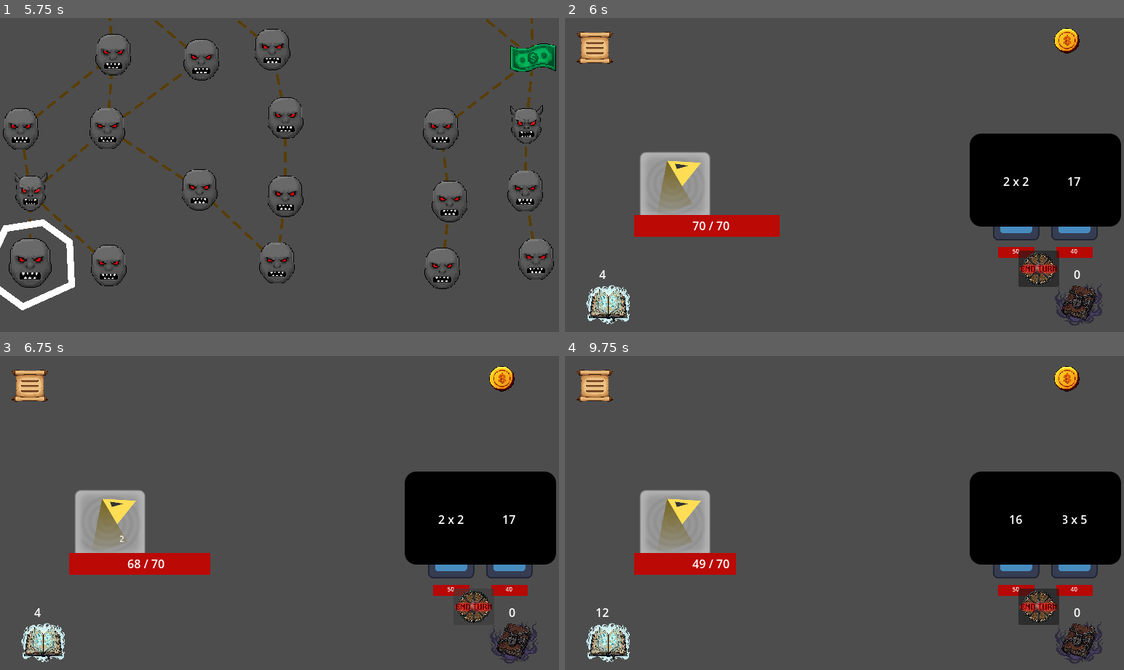
Above: before the commit, frames 1-4 (two rows, left to right).
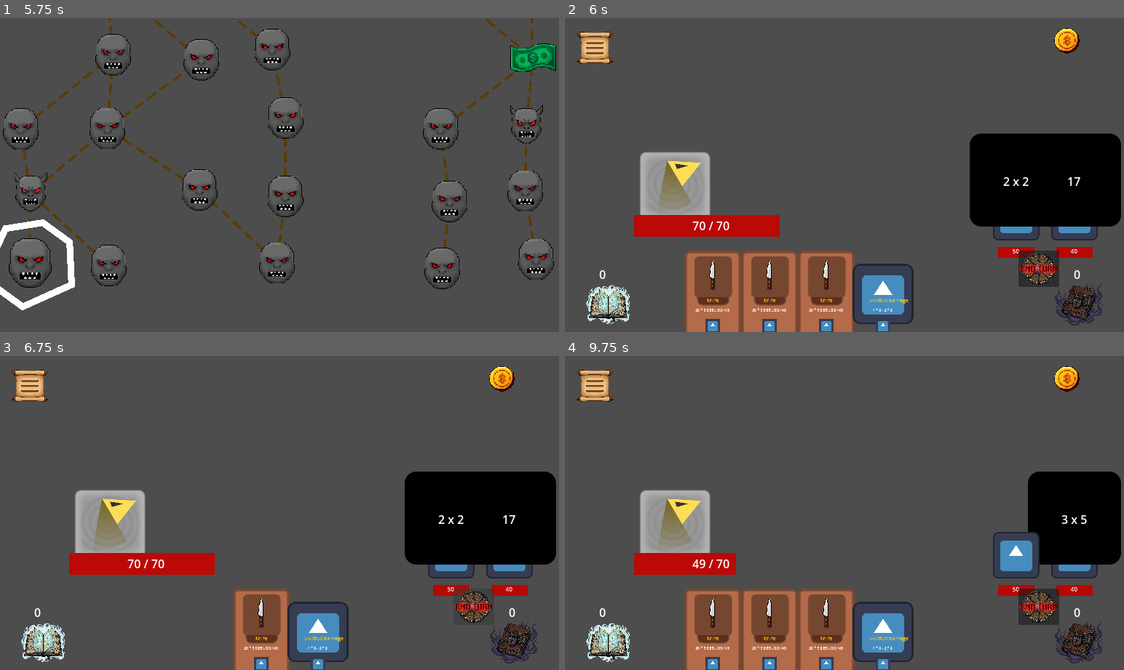
Above: after the commit, the same moments.

Repository: Frishkan/Reflex
Game: Godot game, scene res://scenes/start_screen.tscn
The game is run twice, just before and just after one commit, with the same random seed, the same clock (stepped at 60 frames per second) and the same inputs. The engine's default icon, where the game draws it, is replaced by a stand-in: a white triangle on a blue panel in a dark square.
Inputs (mouse positions are in pixels of both pictures, inside the frame that each line leads up to):
- Up to frame 1 (5.75 s): click (106, 162) at 0.5 s; click (67, 80) at 1.25 s; click (184, 68) at 2 s; click (318, 68) at 2.75 s; click (447, 68) at 3.5 s; click (480, 272) at 4.25 s; move the mouse to (27, 262) at 5.02 s; hold A (a) from 5.03 s (still down); click (27, 262) at 5.17 s; tap D (d) at 5.3 s
- Up to frame 2 (6 s): tap Enter at 5.75 s; move the mouse to (671, 266) at 5.77 s; release A (a) at 5.78 s; tap D (d) at 5.85 s; click (671, 266) at 5.92 s
- Up to frame 3 (6.75 s): tap F (f) at 6.05 s; click (475, 607) at 6.5 s
- Up to frame 4 (9.75 s): click (609, 641) at 7.25 s; click (1079, 641) at 8 s; click (1040, 607) at 8.75 s; click (609, 641) at 9.5 s

Frame 1 is identical in both runs. In frame 2, 8.9% of the frame differs, in the area x 6-63%, y 74-100%; in frame 3, 3.9%; in frame 4, 12%, in the area x 5-90%, y 36-100%.
Error before the commit: Invalid access to property or key '0' on a base object of type 'int'. (res://scripts/hand.gd:64)

Commit message:
Cleaned up the code a bit, some cards now require to choose an enemy you are attacking (no visuals yet), basically completely rewrote enemy attacking order logic, made it a lot better BUT it somehow broke intents, probably deleted something that held the whole system together. Id say code is rewritten  ~20-30% now.

Diff:
--- a/scenes/enemy_assembled.tscn
+++ b/scenes/enemy_assembled.tscn
@@ -1,8 +1,11 @@
-[gd_scene load_steps=6 format=3 uid="uid://crrxgi28nfube"]
+[gd_scene load_steps=7 format=3 uid="uid://crrxgi28nfube"]
 
 [ext_resource type="Script" path="res://scripts/enemy_assembled.gd" id="1_l4kvm"]
 [ext_resource type="Script" path="res://scripts/intents.gd" id="1_vrgys"]
 [ext_resource type="Texture2D" uid="uid://dkhqunat0fsh" path="res://icon.svg" id="2_4376n"]
+
+[sub_resource type="RectangleShape2D" id="RectangleShape2D_5o0kf"]
+size = Vector2(64, 114)
 
 [sub_resource type="Gradient" id="Gradient_hwewx"]
 offsets = PackedFloat32Array(1)
@@ -16,6 +19,12 @@
 [node name="EnemyAssembled" type="Node2D"]
 scale = Vector2(0.5, 0.5)
 script = ExtResource("1_l4kvm")
+
+[node name="ClickDetector" type="Area2D" parent="."]
+
+[node name="CollisionShape2D" type="CollisionShape2D" parent="ClickDetector"]
+position = Vector2(0, -1)
+shape = SubResource("RectangleShape2D_5o0kf")
 
 [node name="EnemyHealthBar" type="TextureProgressBar" parent="."]
 offset_left = -25.0
@@ -77,3 +86,5 @@
 offset_bottom = 13.0
 text = "test"
 horizontal_alignment = 1
+
+[connection signal="input_event" from="ClickDetector" to="." method="_on_click_detector_input_event"]
--- a/scripts/Singleton.gd
+++ b/scripts/Singleton.gd
@@ -1,5 +1,6 @@
 extends Node
 
+var hero_defence : int = 0
 var hero_health : int
 var hero_max_health : int
 
--- a/scripts/camp.gd
+++ b/scripts/camp.gd
@@ -1,5 +1,8 @@
 extends Node2D
 class_name Camp
+
+@onready var hud : Node2D = $/root/game/hud
+@onready var map : Node2D = $/root/game/map
 
 var exited_by_button = false
 var room_type : Room.Type
@@ -8,14 +11,14 @@
 	Singleton.hero_health += Singleton.hero_max_health * 0.2
 	if Singleton.hero_health > Singleton.hero_max_health :
 		Singleton.hero_health = Singleton.hero_max_health
-	$/root/game/hud.update_hero_health()
-	$/root/game/map.show_map()
-	$/root/game/map.unlock_next_rooms()
-	$/root/game/hud.visible = false
+	hud.update_hero_health()
+	map.show_map()
+	map.unlock_next_rooms()
+	hud.visible = false
 	queue_free()
 
 func _on_upgrade_toggled(toggled_on: bool) -> void:
-	$/root/game/hud.open_deck(0, toggled_on, true)
+	hud.open_deck(0, toggled_on, true)
 
 
 var array : Array
--- a/scripts/cards_library.gd
+++ b/scripts/cards_library.gd
@@ -2,16 +2,16 @@
 
 ## The main place to add cards to, you also have to include their name in res://custom_resources/card.gd.
 
-func character_choosen() : ## starter cards
+func character_choosen() : ## starter cards, [Card.Name, upgraded : int]
 	match Singleton.character :
 		1:
-			Singleton.deck[0] = [[Card.Name.KNIFE, 0], [Card.Name.DEFENCE, 0], [Card.Name.SOLO, 0], [Card.Name.SKILLFULL_BARRAGE, 0]]
+			Singleton.deck[0] = [[Card.Name.KNIFE, 0], [Card.Name.DEFENCE, 1], [Card.Name.SOLO, 1], [Card.Name.SKILLFULL_BARRAGE, 0]]
 		2:
-			Singleton.deck[0] = [Card.Name.KNIFE, Card.Name.KNIFE, Card.Name.KNIFE, Card.Name.SKILLFULL_BARRAGE]
+			Singleton.deck[0] = [[Card.Name.KNIFE, 0], [Card.Name.KNIFE, 0], [Card.Name.KNIFE, 0], [Card.Name.SKILLFULL_BARRAGE, 0]]
 		3:
-			Singleton.deck[0] = [Card.Name.FIREBALL, Card.Name.KNIFE, Card.Name.KNIFE, Card.Name.SKILLFULL_BARRAGE]
+			Singleton.deck[0] = [[Card.Name.FIREBALL, 0], [Card.Name.KNIFE, 0], [Card.Name.KNIFE, 0], [Card.Name.SKILLFULL_BARRAGE, 0]]
 		4:
-			Singleton.deck[0] = [Card.Name.KNIFE, Card.Name.KNIFE, Card.Name.KNIFE, Card.Name.SKILLFULL_BARRAGE]
+			Singleton.deck[0] = [[Card.Name.KNIFE, 0], [Card.Name.KNIFE, 0], [Card.Name.KNIFE, 0], [Card.Name.SKILLFULL_BARRAGE, 0]]
 
 ## card info, stats
 const ICONS := { ## NAME[preload(texture), Vector2(scale), "name", "short description", "long description", preload(QTE_icon)]
@@ -23,11 +23,11 @@
 }
 
 const STATS := { ## NAME[base[effect, hits, miss_penalty, speed], upgrade[effect, hits, miss_penalty, speed], "special effects"]
-	Card.Name.KNIFE: [[20, 5, 0, 300], [2, 7, 0, 300], "DEBUGGING"],
-	Card.Name.SKILLFULL_BARRAGE: [[4, 8, 2, 400], [6, 10, 2, 400], ""],
-	Card.Name.DEFENCE: [[8, 0, 0, 0], [10, 0, 0, 0], "Defence"],
-	Card.Name.FIREBALL: [[2, 12, 0, 400], [3, 12, 0, 400], "Ignite"],
-	Card.Name.SOLO: [[2, 2, 4, 200], [3, 2, 4, 200], "AOE Confuse"], ## uses guitar, miss = chords
+	Card.Name.KNIFE: [[20, 5, 0, 300], [2, 7, 0, 300], "DEBUGGING", 1], ## 10X damage
+	Card.Name.SKILLFULL_BARRAGE: [[4, 8, 2, 400], [6, 10, 2, 400], "", 1],
+	Card.Name.DEFENCE: [[8, 0, 0, 0], [10, 0, 0, 0], "Defence", 0],
+	Card.Name.FIREBALL: [[2, 12, 0, 400], [3, 12, 0, 400], "Ignite", 1],
+	Card.Name.SOLO: [[2, 2, 4, 200], [3, 2, 4, 200], "AOE Confuse", 0], ## uses guitar, miss = chords
 }
 
 const FUNCTIONS := {
--- a/scripts/character_choosing.gd
+++ b/scripts/character_choosing.gd
@@ -1,48 +1,51 @@
 extends Node2D
 
-var character : int
-var cards_in_hand : int
+@onready var map : Node2D = $/root/game/map
+@onready var hud : Node2D = $/root/game/hud
+@onready var desription : Label = $CharDesc
+@onready var bar := $CharHealth/HealthBar
+@onready var number : Label = $CharHealth/HealthNumber
+@onready var hp : Control = $CharHealth
+@onready var confirm : Button = $confirm
 
 func _on_character_1_pressed() -> void:
-	character = 1
-	cards_in_hand = 2
+	Singleton.character = 1
+	Singleton.cards_count_in_hand_per_draw = 2
 	set_health(80)
-	$CharDesc.text = "This guy is quite a metal fan, he uses his guitar skills to progress."
+	desription.text = "This guy is quite a metal fan, he uses his guitar skills to progress."
 
 func _on_character_2_pressed() -> void:
-	character = 2
-	cards_in_hand = 3
+	Singleton.character = 2
+	Singleton.cards_count_in_hand_per_draw = 3
 	set_health(120)
-	$CharDesc.text = "Just a chill guy who went fishing."
+	desription.text = "Just a chill guy who went fishing."
 
 func _on_character_3_pressed() -> void:
-	character = 3
-	cards_in_hand = 4
+	Singleton.character = 3
+	Singleton.cards_count_in_hand_per_draw = 4
 	set_health(60)
-	$CharDesc.text = "Exuplooosion!!! said Megumin calmly... The glass cannon anarhist."
+	desription.text = "Exuplooosion!!! said Megumin calmly... The glass cannon anarhist."
 
 func _on_character_4_pressed() -> void:
-	character = 4
-	cards_in_hand = 6
+	Singleton.character = 4
+	Singleton.cards_count_in_hand_per_draw = 6
 	set_health(70)
-	$CharDesc.text = "#&C%UR$S%ED#&"
+	desription.text = "#&C%UR$S%ED#&"
 
 
 func _on_confirm_pressed() -> void:
-	Singleton.character = character
 	CardsLibrary.character_choosen()
-	Singleton.cards_count_in_hand_per_draw = cards_in_hand
-	$/root/game/map.visible = true
-	$/root/game/map.start()
-	$/root/game/hud.update_hero_health()
+	map.visible = true
+	map.start()
+	hud.update_hero_health()
 	queue_free()
 
 func set_health(health : int) -> void:
 	Singleton.hero_health = health
 	Singleton.hero_max_health = health
-	$CharHealth/HealthBar.max_value = health
-	$CharHealth/HealthBar.value = health
-	$CharHealth/HealthNumber.text = str($CharHealth/HealthBar.value) + " / " + str($CharHealth/HealthBar.max_value)
-	$CharHealth.visible = true
-	$confirm.visible = true
-	$CharDesc.visible = true
+	bar.max_value = health
+	bar.value = health
+	number.text = str(health) + " / " + str(health)
+	hp.visible = true
+	confirm.visible = true
+	desription.visible = true
--- a/scripts/deck_cards.gd
+++ b/scripts/deck_cards.gd
@@ -5,17 +5,17 @@
 var height : int
 var offset_bottom := 0
 
-func cards_grid_initiate(deck_type : int) : ## a bug happening here (1 card spawns to the side, it shouldn't even exist) !!!!!!!
+func cards_grid_initiate(deck_type : int) : ## a bug happening here (1 card spawns to the side, it shouldn't even exist)
 	for cards in Singleton.deck[deck_type].size() :
 		var new_card = HAND_CARD.instantiate() as Control
 		self.add_child(new_card)
 		new_card.is_usable_in_hand = false
-		new_card.sprite_2d.texture = CardsLibrary.ICONS[Singleton.deck[deck_type][cards - 1]][0]
-		new_card.name_label.text = CardsLibrary.ICONS[Singleton.deck[deck_type][cards - 1]][2]
-		new_card.short_desc.text = CardsLibrary.ICONS[Singleton.deck[deck_type][cards - 1]][4] ## long desc
+		new_card.sprite_2d.texture = CardsLibrary.ICONS[Singleton.deck[deck_type][cards - 1][0]][0]
+		new_card.name_label.text = CardsLibrary.ICONS[Singleton.deck[deck_type][cards - 1][0]][2]
+		new_card.short_desc.text = CardsLibrary.ICONS[Singleton.deck[deck_type][cards - 1][0]][3] ## long desc
 		new_card.short_desc.label_settings.font_size = 5
-		new_card.scale = CardsLibrary.ICONS[Singleton.deck[deck_type][cards - 1]][1]
-		new_card.hand_card_name = Singleton.deck[deck_type][cards - 1]
+		new_card.scale = CardsLibrary.ICONS[Singleton.deck[deck_type][cards - 1][0]][1]
+		new_card.hand_card_name = Singleton.deck[deck_type][cards - 1][0]
 		new_card.position = Vector2((cards % 4) * 130 + 124, (cards / 4) * 194 + 10)
 	height = (get_child_count() / 4) * 194
 
--- a/scripts/enemy_assembled.gd
+++ b/scripts/enemy_assembled.gd
@@ -1,11 +1,13 @@
 class_name EnemyAssembled
 extends Node2D
 
-
-@onready var sprite_2d : Sprite2D = $Visuals/Sprite2D
-@onready var enemy_health_bar : TextureProgressBar = $EnemyHealthBar
-@onready var enemy_health_number : Label = $EnemyHealthNumber
-
+@onready var fight_scene : Node2D = $/root/game/FightScene
+@onready var def_num : Label = $DefenceNumber
+@onready var def_sprite : Sprite2D = $Defence
+@onready var enemy_sprite : Sprite2D = $Visuals/Sprite2D
+@onready var enemy_bar : TextureProgressBar = $EnemyHealthBar
+@onready var intents : Node2D = $Intents
+@onready var enemy_hp_num : Label = $EnemyHealthNumber
 
 var index : int
 var health : int
@@ -21,35 +23,36 @@
 	Enemy.Type.BOSS1: [preload("res://icon.svg"), Vector2(1, 1), 800]
 }
 
-
 func set_enemy(new_enemy_type: Enemy.Type) :
 	self.position = Vector2(780 - 80 * (index + 1), 275)
-	sprite_2d.texture = ICONS[new_enemy_type][0]
+	enemy_sprite.texture = ICONS[new_enemy_type][0]
 	self.scale = ICONS[new_enemy_type][1]
-	enemy_health_bar.max_value = ICONS[new_enemy_type][2]
+	enemy_bar.max_value = ICONS[new_enemy_type][2]
 	type = new_enemy_type
 	update_health(ICONS[new_enemy_type][2])
-	$Intents.start()
+	intents.start()
 
 func update_health(new_health : int) :
-	enemy_health_bar.value = new_health
-	enemy_health_number.text = str(new_health)
+	enemy_bar.value = new_health
+	enemy_hp_num.text = str(new_health)
 	health = new_health
 	if health <= 0 :
 		queue_free()
 
-func change_health(value : int) :
-	if defence + value <= 0 :
-		update_health(health + (defence + value))
-	update_defence(value)
-
 func update_defence(value : int) :
 	if defence + value <= 0 : ## defence broken
+		update_health(health + (defence + value))
 		defence = 0
-		$Defence.visible = false
-		$DefenceNumber.visible = false
+		def_sprite.visible = false
+		def_num.visible = false
 	else : ## new defence
 		defence += value
-		$Defence.visible = true
-		$DefenceNumber.text = str(defence)
-		$DefenceNumber.visible = true
+		def_sprite.visible = true
+		def_num.text = str(defence)
+		def_num.visible = true
+
+
+func _on_click_detector_input_event(_viewport: Node, event: InputEvent, _shape_idx: int) -> void:
+	if event.is_action_pressed("left_mouse") :
+		fight_scene.choosen_enemy = get_parent().get_children().find(self)
+		Events.choosed_enemy_index.emit()
--- a/scripts/enemy_spawn.gd
+++ b/scripts/enemy_spawn.gd
@@ -21,6 +21,7 @@
 
 
 func _ready() -> void:
+	Events.turn_ended.connect(enemy_turn)
 	spawn_enemy()
 
 func spawn_enemy() :
@@ -58,7 +59,7 @@
 	return Enemy.Type.DUMMY
 
 func roll_enemy_variant(enemy_type_int : int) -> Enemy.Type:
-	var roll := randi_range(1, 5)
+	var roll := randi_range(1, 5) ## to choose between variation
 	match enemy_type_int :
 		1 :
 			return Enemy.Type.ATTACKER1
@@ -79,3 +80,10 @@
 	rand_weights[Enemy.Type.DEBUFFER1] = attacker_weight + tank_weight + buffer_weight + debuffer_weight
 
 	rand_total_weight = rand_weights[Enemy.Type.DEBUFFER1]
+
+func enemy_turn() :
+	for enemy in get_children() :
+		enemy.update_defence(enemy.defence * -1)
+		enemy.get_child(6).use_intents()
+		await Events.enemy_turned
+	Events.enemy_turn_ended.emit()
--- a/scripts/events.gd
+++ b/scripts/events.gd
@@ -10,12 +10,11 @@
 
 signal card_played(card: Card)
 signal card_recalculate()
+signal choosed_enemy_index(index : int)
 
 signal turn_ended()
 signal enemy_turn_ended()
-
-signal first_enemy_turn_ended()
-signal second_enemy_turn_ended()
+signal enemy_turned()
 
 signal qte_ended()
 
--- a/scripts/fight_scene.gd
+++ b/scripts/fight_scene.gd
@@ -4,29 +4,32 @@
 const REWARDS = preload("res://scenes/rewards.tscn")
 
 @onready var enemies_node : Node2D = %Enemies
+@onready var hero_sprite : Sprite2D = $Hero/Sprite2D
+@onready var hud : Node2D = $/root/game/hud
 
 var exited_by_button = false
 var room_type : Room.Type
 var effect_strenght : Array
-var hero_defence : int = 0
+
+var choosen_enemy : int = 0
 
 func _ready() -> void:
 	Events.card_played.connect(_card_played)
 	get_parent().get_child(0).get_child(1).redraw(Singleton.cards_count_in_hand_per_draw)
-	match $/root/Singleton.character :
+	match Singleton.character :
 		1 :
-			$Hero/Sprite2D.texture = preload("res://textures/character_1.png")
+			hero_sprite.texture = preload("res://textures/character_1.png")
 		2 :
-			$Hero/Sprite2D.texture = preload("res://textures/character_1.png")
+			hero_sprite.texture = preload("res://textures/character_1.png")
 		3 :
-			$Hero/Sprite2D.texture = preload("res://textures/character_1.png")
+			hero_sprite.texture = preload("res://textures/character_1.png")
 		4 :
-			$Hero/Sprite2D.texture = preload("res://textures/character_1.png")
+			hero_sprite.texture = preload("res://textures/character_1.png")
 
 func _card_played(hand_card : HandCard) :
 	CardsLibrary.call(CardsLibrary.FUNCTIONS[hand_card.hand_card_name][0], hand_card.upgraded)
 
-func _on_enemies_child_exiting_tree(node: Node) -> void:
+func _on_enemies_child_exiting_tree(_node: Node) -> void:
 	if !exited_by_button :
 		Singleton.run_enemies += 1
 		if enemies_node.get_child_count() == 1 :
@@ -36,24 +39,15 @@
 	exited_by_button = false
 
 func damage(result : int) :
-	enemies_node.get_children()[enemies_node.get_child_count() - 1].change_health(result * -1)
+	enemies_node.get_children()[choosen_enemy].update_defence(result * -1)
 
 func damage_all(result : int) :
 	for enemy in enemies_node.get_children() :
-		enemy.change_health(result * -1)
+		enemy.update_defence(result * -1)
 
 func defend(result : int) :
-	hero_defence += result
-	update_hero_defence()
+	Singleton.hero_defence += result
+	hud.update_hero_defence()
 
 func debuff(type : int, turns : int) : ## 0=weak,1=vulneruble,2=burn,3=poison,4=confuse
 	pass
-
-func update_hero_defence() :
-	if hero_defence > 0 :
-		$/root/game/hud/Health/HeroDefence.visible = true
-		$/root/game/hud/Health/HeroDefenceNumber.text = str(hero_defence)
-		$/root/game/hud/Health/HeroDefenceNumber.visible = true
-	else :
-		$/root/game/hud/Health/HeroDefence.visible = false
-		$/root/game/hud/Health/HeroDefenceNumber.visible = false
--- a/scripts/game.gd
+++ b/scripts/game.gd
@@ -1,4 +1,7 @@
 extends Node2D
+
+@onready var map = $map
+@onready var hud = $hud
 
 const FIGHT_SCENE = preload("res://scenes/fight_scene.tscn")
 const CAMP = preload("res://scenes/camp.tscn")
@@ -7,8 +10,8 @@
 	Events.map_exited.connect(_map_exited)
 
 func _map_exited(room: Room) :
-	$map.hide_map()
-	$hud.visible = true
+	map.hide_map()
+	hud.visible = true
 	Singleton.run_rooms += 1
 	go_to(room.type)
 
--- a/scripts/guitar.gd
+++ b/scripts/guitar.gd
@@ -52,7 +52,7 @@
 	up = 0
 
 
-func _on_detection_body_shape_entered(body_rid: RID, body: Node2D, body_shape_index: int, local_shape_index: int) -> void:
+func _on_detection_body_shape_entered(_body_rid: RID, body: Node2D, _body_shape_index: int, _local_shape_index: int) -> void:
 	entered_hit = body.get_parent()
 
 func _input(event: InputEvent) -> void:
@@ -72,7 +72,7 @@
 		hits += 1
 		entered_hit.modulate.a = 0.5
 
-func _on_hits_container_child_exiting_tree(node: Node) -> void:
+func _on_hits_container_child_exiting_tree(_node: Node) -> void:
 	if $HitsContainer.get_child_count() <= 1 :
 		var effect_strenght = [hits, misses]
 		CardsLibrary.effect_strenght = effect_strenght
--- a/scripts/hand.gd
+++ b/scripts/hand.gd
@@ -40,21 +40,21 @@
 func redraw(count : int) :
 	## not enough cards to draw :
 	if Singleton.deck[0].size() + Singleton.deck[1].size() < count:
-		for cards in Singleton.deck[0].size() :
+		for card in Singleton.deck[0].size() :
 			draw(choose_random_card(0))
 		shuffle()
-		for cards in Singleton.deck[0].size() :
+		for card in Singleton.deck[0].size() :
 			draw(choose_random_card(0))
 	elif Singleton.deck[0].size() < count && Singleton.deck[1].size() >= count - Singleton.deck[0].size():
 		var remainder = count - Singleton.deck[0].size()
-		for cards in Singleton.deck[0].size() :
+		for card in Singleton.deck[0].size() :
 			draw(choose_random_card(0))
 		shuffle()
-		for cards in remainder :
+		for card in remainder :
 			draw(choose_random_card(0))
 	## enough cards to draw
 	else :
-		for cards in count :
+		for card in count :
 			draw(choose_random_card(0))
 
 func draw(card_index : int) : ##!!!
@@ -77,12 +77,11 @@
 
 func _on_end_turn_button_pressed() -> void:
 	if turn_endable && !$/root/game/FightScene/QTEs.qte_active :
+		turn_endable = false
 		for card in Singleton.deck[3] :
 			Singleton.deck[1].append(card)
 		Singleton.deck[3].clear()
-		turn_endable = false
 		for card in cards.get_child_count() :
 			cards.get_child(0).queue_free()
 			await get_tree().create_timer(0.1).timeout
 		Events.turn_ended.emit()
-		print(Singleton.deck)
--- a/scripts/hand_card.gd
+++ b/scripts/hand_card.gd
@@ -13,6 +13,7 @@
 var hand_card_name : Card.Name
 var is_usable_in_hand := true
 var upgraded := 0
+var needs_choosing := 0
 
 func _ready() -> void:
 	Events.card_recalculate.connect(_recalculate_position)
@@ -31,6 +32,7 @@
 	if CardsLibrary.STATS[card.name][2] != "" :
 		short_desc.text += " " + str(CardsLibrary.STATS[card.name][2])
 	upgraded = Singleton.deck[3][Singleton.deck[3].size()-1][1]
+	needs_choosing = CardsLibrary.STATS[card.name][3]
 	self.scale = CardsLibrary.ICONS[card.name][1]
 	index = card.index
 	hand_card_name = card.name
@@ -47,6 +49,8 @@
 
 func _on_input_event(event: InputEvent) -> void: ##!!
 	if event.is_action_pressed("left_mouse") && !$/root/game/FightScene/QTEs.qte_active && is_usable_in_hand:
+		if needs_choosing :
+			await Events.choosed_enemy_index
 		Events.card_played.emit(self)
 		queue_free()
 	if event.is_action_pressed("left_mouse") && $/root/game/hud.upgrading :
--- a/scripts/hud.gd
+++ b/scripts/hud.gd
@@ -8,12 +8,12 @@
 func _on_discarded_cards_button_toggled(toggled_on: bool) -> void:
 	open_deck(1, toggled_on, false)
 
-func open_deck(deck_type : int, toggled_on : bool, upgrading : bool) :
+func open_deck(deck_type : int, toggled_on : bool, outer_upgrading : bool) :
 	if toggled_on :
 		$Deck/DeckCards.visible = toggled_on
 		$Deck/Panel.visible = toggled_on
 		$Deck/DeckCards.cards_grid_initiate(deck_type)
-		if upgrading :
+		if outer_upgrading :
 			upgrading = true
 	else :
 		$Deck/DeckCards.visible = toggled_on
@@ -29,3 +29,12 @@
 	$Health/HeroHealthBar.max_value = Singleton.hero_max_health
 	$Health/HeroHealthBar.value = Singleton.hero_health
 	$Health/HeroHealthNumber.text = str(Singleton.hero_health) + " / " + str(Singleton.hero_max_health)
+
+func update_hero_defence() :
+	if Singleton.hero_defence > 0 :
+		$Health/HeroDefence.visible = true
+		$Health/HeroDefenceNumber.text = str(Singleton.hero_defence)
+		$Health/HeroDefenceNumber.visible = true
+	else :
+		$Health/HeroDefence.visible = false
+		$Health/HeroDefenceNumber.visible = false
--- a/scripts/intents.gd
+++ b/scripts/intents.gd
@@ -12,23 +12,11 @@
 
 func start() :
 	Events.enemy_turn_ended.connect(show_intents)
-	Events.turn_ended.connect(get_order)
 	show_intents()
 
-func get_order() :
-	get_parent().update_defence(get_parent().defence * -1)
-	if get_parent().get_parent().get_child_count() - 1 == get_parent().index :
-		order = 1
-	elif get_parent().get_parent().get_child_count() - 2 == get_parent().index :
-		order = 2
-	else :
-		order = 3
-	order_queue()
-
-
 func show_intents() :
-	$/root/game/FightScene.hero_defence -= $/root/game/FightScene.hero_defence
-	$/root/game/FightScene.update_hero_defence()
+	Singleton.hero_defence -= Singleton.hero_defence
+	hud.update_hero_defence()
 	generate_intents_by_type()
 	self.visible = true
 
@@ -96,14 +84,14 @@
 	match value[2] :
 		"damage" : ## this is baaad code writing... yep
 			for hits in value[0] :
-				if $/root/game/FightScene.hero_defence - value[1] <= 0 :
-					Singleton.hero_health -= (value[1]-$/root/game/FightScene.hero_defence)
-					$/root/game/FightScene.hero_defence = 0
+				if Singleton.hero_defence - value[1] <= 0 :
+					Singleton.hero_health -= (value[1]-Singleton.hero_defence)
+					Singleton.hero_defence = 0
 					hud.update_hero_health()
-				$/root/game/FightScene.hero_defence -= value[1]
-				if $/root/game/FightScene.hero_defence < 0 :
-					$/root/game/FightScene.hero_defence = 0
-				$/root/game/FightScene.update_hero_defence()
+				Singleton.hero_defence -= value[1]
+				if Singleton.hero_defence < 0 :
+					Singleton.hero_defence = 0
+				hud.update_hero_defence()
 				var dmg_num = player_dmg_number.instantiate() as DMGNumber
 				dmg_number_container.add_child(dmg_num)
 				dmg_num.start(value[1])
@@ -122,25 +110,5 @@
 		"retreat" :
 			print("matched confused on use")
 	await get_tree().create_timer(0.5).timeout
+	Events.enemy_turned.emit()
 	self.visible = false
-	if order == 1 :
-		Events.first_enemy_turn_ended.emit()
-	elif order == 2 :
-		Events.second_enemy_turn_ended.emit()
-	elif order == 3 :
-		Events.enemy_turn_ended.emit()
-
-	if get_parent().get_parent().get_child_count() < 3 && order == 2 :
-		Events.enemy_turn_ended.emit()
-	if get_parent().get_parent().get_child_count() < 2 && order == 1 :
-		Events.enemy_turn_ended.emit()
-
-func order_queue() :
-	if order == 1 :
-		use_intents()
-	elif order == 2 :
-		await Events.first_enemy_turn_ended
-		use_intents()
-	elif order == 3 :
-		await Events.second_enemy_turn_ended
-		use_intents()
--- a/scripts/reward_item.gd
+++ b/scripts/reward_item.gd
@@ -1,13 +1,13 @@
 extends Control
 
 var gold := 0
-var exp := 0
+var experience := 0
 var card := false
 var item := Item
-## card_pools[class 0-4, 0=no class][rarity 0-2][card 0-...]
+## card_pools[class 0-4, 0=no class][rarity 0-2][[card, upgraded 0/1] 0-...]
 var card_pools = [
 	[[],[],[]],
-	[[Card.Name.KNIFE, Card.Name.SKILLFULL_BARRAGE],[],[]],
+	[[[Card.Name.KNIFE, 0], [Card.Name.SKILLFULL_BARRAGE, 0]],[],[]],
 	[[],[],[]],
 	[[],[],[]],
 	[[],[],[]]
@@ -16,16 +16,17 @@
 var weights := [1000, 250, 100]
 
 func _on_button_pressed() -> void:
-	$"/root/Singleton".run_gold += gold
-	$"/root/Singleton".run_exp += exp
-	$"/root/game/hud/Gold/GoldNumber".text = str($"/root/Singleton".run_gold)
+	Singleton.run_gold += gold
+	Singleton.run_exp += experience
+	$"/root/game/hud/Gold/GoldNumber".text = str(Singleton.run_gold)
 	if card :
+		return ## this is kind bugged too
 		for i in 3 :
 			get_random_card_from_pool(Singleton.character)
 	queue_free()
 
-func add_card_to_deck(card : Card.Name) :
-	Singleton.deck[0].append(card)
+func add_card_to_deck(new_card : Card.Name) :
+	Singleton.deck[0].append(new_card)
 
 func get_random_card_from_pool(pool : int) -> Card.Name :
 	var total_weight = weights[0] + weights[1] + weights[2]
--- a/scripts/rewards.gd
+++ b/scripts/rewards.gd
@@ -21,12 +21,12 @@
 	gold.get_child(0).text = str(gold.gold) + ICONS[0][1]
 	$RewardContainer.add_child(gold)
 
-	var exp = REWARD_ITEM.instantiate()
-	exp.position = Vector2(20, 1 * offset)
-	exp.exp = randi_range(10, 400)
-	exp.get_child(0).icon = ICONS[1][0]
-	exp.get_child(0).text = str(exp.exp) + ICONS[1][1]
-	$RewardContainer.add_child(exp)
+	var experience = REWARD_ITEM.instantiate()
+	experience.position = Vector2(20, 1 * offset)
+	experience.experience = randi_range(10, 400)
+	experience.get_child(0).icon = ICONS[1][0]
+	experience.get_child(0).text = str(experience.experience) + ICONS[1][1]
+	$RewardContainer.add_child(experience)
 
 	var card = REWARD_ITEM.instantiate()
 	card.position = Vector2(20, 2 * offset)
--- a/scripts/timing_circle_hit.gd
+++ b/scripts/timing_circle_hit.gd
@@ -3,10 +3,10 @@
 var inside := false
 
 
-func _on_area_2d_body_entered(body: Node2D) -> void:
+func _on_area_2d_body_entered(_body: Node2D) -> void:
 	inside = true
 
-func _on_area_2d_body_exited(body: Node2D) -> void:
+func _on_area_2d_body_exited(_body: Node2D) -> void:
 	inside = false
 
 func _input(event: InputEvent) -> void:
--- a/scripts/timing_circle_qte.gd
+++ b/scripts/timing_circle_qte.gd
@@ -26,7 +26,7 @@
 	time_elapsed += delta
 	$Dot.position = Vector2(sin(time_elapsed * local_card_stats[0]) * radius, cos(time_elapsed * local_card_stats[0]) * radius) + offset
 
-func _on_hits_container_child_exiting_tree(node: Node) -> void:
+func _on_hits_container_child_exiting_tree(_node: Node) -> void:
 	if get_child_count() <= 3 :
 		var effect_strenght = [value, time_elapsed - (local_card_stats[2] * 2)]
 		CardsLibrary.effect_strenght = effect_strenght
